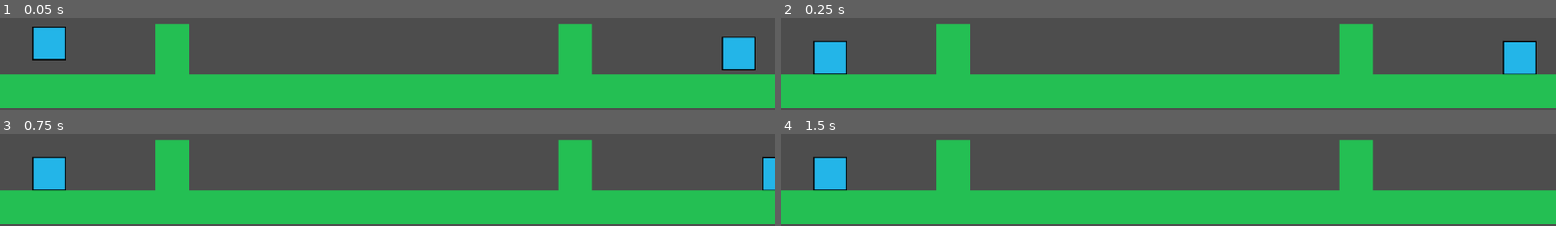
Above: before the commit, frames 1-4 (two rows, left to right).
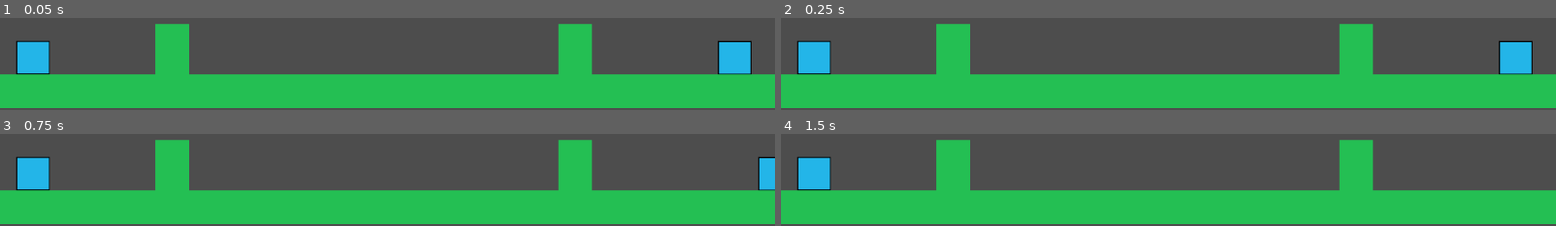
Above: after the commit, the same moments.

Repository: redguy999/Two-Boxes
Game: Godot game, scene res://level_1.tscn
The game is run twice, just before and just after one commit, with the same random seed, the same clock (stepped at 60 frames per second) and the same inputs. Before the commit the project starts from res://main.tscn.
Inputs:
- Up to frame 1 (0.05 s): no input
- Up to frame 2 (0.25 s): no input
- Up to frame 3 (0.75 s): tap Enter at 0.5 s; hold Right (ui_right) from 0.53 s (still down)
- Up to frame 4 (1.5 s): keep holding Right (ui_right); tap Up at 0.77 s; tap Space at 1.25 s

The runs differ from the first frame. In frame 1, 3.3% of the frame differs, in the area x 2-98%, y 9-62%; in frame 2, 2.1%; in frame 3, 1.8%; in frame 4, 1.6%.

Commit message:
Adds level 3

Diff:
--- a/World.gd
+++ b/World.gd
@@ -11,14 +11,21 @@
 	pass
 
 var simultaneous_scene = preload("level_2.tscn").instantiate()
+var levelOrder=["level_1","level_2","level_3"]
+var levelNum=1
 
 func nextLevel():
 	# This is like autoloading the scene, only
 	# it happens after already loading the main scene.
 	get_tree().root.add_child(simultaneous_scene)
-	get_tree().change_scene_to_file("level_2.tscn")
+	get_tree().change_scene_to_file(levelOrder[levelNum]+".tscn")
 	get_tree().change_scene_to_packed(simultaneous_scene)
 	#TODO: change this so it will cycle through the levels.
+	if(levelNum==1):
+		simultaneous_scene = preload("level_3.tscn").instantiate()
+
+	levelNum+=1;
+
 func _on_area_2d_body_entered(body):
 	print("Test")
 	if(body.name=="SquareB"):
--- a/main.tscn
+++ b/level_1.tscn
@@ -25,19 +25,19 @@
 
 [node name="World" type="Node2D" parent="."]
 scale = Vector2(0.5, 0.5)
-script = ExtResource("1_0loc0")
+script = ExtResource("1_pmu1h")
 
 [node name="SquareB" type="CharacterBody2D" parent="World"]
-position = Vector2(2196, 1124)
+position = Vector2(2184, 1152)
 collision_mask = 2
-script = ExtResource("2_qo6yj")
+script = ExtResource("2_yfnuh")
 metadata/_edit_group_ = true
 
 [node name="CollisionShape2D" type="CollisionShape2D" parent="World/SquareB"]
 shape = SubResource("RectangleShape2D_lnvhn")
 
 [node name="Sprite2D" type="Sprite2D" parent="World/SquareB"]
-texture = ExtResource("3_lni4n")
+texture = ExtResource("3_kilyc")
 
 [node name="floor" type="StaticBody2D" parent="World"]
 position = Vector2(1118, 1240)
@@ -61,31 +61,31 @@
 shape = SubResource("RectangleShape2D_4ekot")
 
 [node name="Sprite2D" type="Sprite2D" parent="World/pillar1"]
-texture = ExtResource("4_djfvu")
+texture = ExtResource("4_rtc75")
 
-[node name="StaticBody2D" type="StaticBody2D" parent="World"]
+[node name="pillarR" type="StaticBody2D" parent="World"]
 position = Vector2(1710, 1115)
 scale = Vector2(1, 1.5)
 collision_layer = 2
 metadata/_edit_group_ = true
 
-[node name="CollisionShape2D" type="CollisionShape2D" parent="World/StaticBody2D"]
+[node name="CollisionShape2D" type="CollisionShape2D" parent="World/pillarR"]
 shape = SubResource("RectangleShape2D_yaw1n")
 
-[node name="Sprite2D" type="Sprite2D" parent="World/StaticBody2D"]
-texture = ExtResource("4_djfvu")
+[node name="Sprite2D" type="Sprite2D" parent="World/pillarR"]
+texture = ExtResource("4_rtc75")
 
 [node name="SquareR" type="CharacterBody2D" parent="World"]
-position = Vector2(146, 1094)
+position = Vector2(98, 1154)
 collision_mask = 2
-script = ExtResource("5_wsdmh")
+script = ExtResource("5_fswy0")
 metadata/_edit_group_ = true
 
 [node name="CollisionShape2D" type="CollisionShape2D" parent="World/SquareR"]
 shape = SubResource("RectangleShape2D_ktj7q")
 
 [node name="Sprite2D" type="Sprite2D" parent="World/SquareR"]
-texture = ExtResource("3_lni4n")
+texture = ExtResource("3_kilyc")
 
 [node name="Area2D" type="Area2D" parent="World/SquareR"]
 
--- a/level_2.tscn
+++ b/level_2.tscn
@@ -1,5 +1,6 @@
-[gd_scene load_steps=9 format=3 uid="uid://c51rextdshfd5"]
+[gd_scene load_steps=10 format=3 uid="uid://c51rextdshfd5"]
 
+[ext_resource type="Script" path="res://World.gd" id="1_228g4"]
 [ext_resource type="Script" path="res://SquareB.gd" id="1_dfhxh"]
 [ext_resource type="Texture2D" uid="uid://dy7vnmbuion3" path="res://Untitled.png" id="2_brv24"]
 [ext_resource type="Texture2D" uid="uid://blgiprmrtbaep" path="res://Ground.png" id="3_jixvr"]
@@ -21,9 +22,10 @@
 
 [node name="World" type="Node2D" parent="."]
 scale = Vector2(0.5, 0.5)
+script = ExtResource("1_228g4")
 
 [node name="SquareB" type="CharacterBody2D" parent="World"]
-position = Vector2(1438, 134)
+position = Vector2(2030, 144)
 collision_mask = 2
 script = ExtResource("1_dfhxh")
 metadata/_edit_group_ = true
@@ -128,3 +130,5 @@
 
 [node name="Sprite2D" type="Sprite2D" parent="World/BoundaryB"]
 texture = ExtResource("3_jixvr")
+
+[connection signal="body_entered" from="World/SquareR/Area2D" to="World" method="_on_area_2d_body_entered"]
--- /dev/null
+++ b/level_3.tscn
@@ -0,0 +1,8 @@
+[gd_scene load_steps=2 format=3 uid="uid://df4605tkkpq3"]
+
+[ext_resource type="Script" path="res://World.gd" id="1_k5ws1"]
+
+[node name="Node2D" type="Node"]
+
+[node name="World" type="Node2D" parent="."]
+script = ExtResource("1_k5ws1")
--- a/project.godot
+++ b/project.godot
@@ -11,6 +11,6 @@
 [application]
 
 config/name="Two Boxes"
-run/main_scene="res://main.tscn"
+run/main_scene="res://level_1.tscn"
 config/features=PackedStringArray("4.1", "Forward Plus")
 config/icon="res://icon.svg"
Not shown: 2 places in level_1.tscn that only renumber resources
